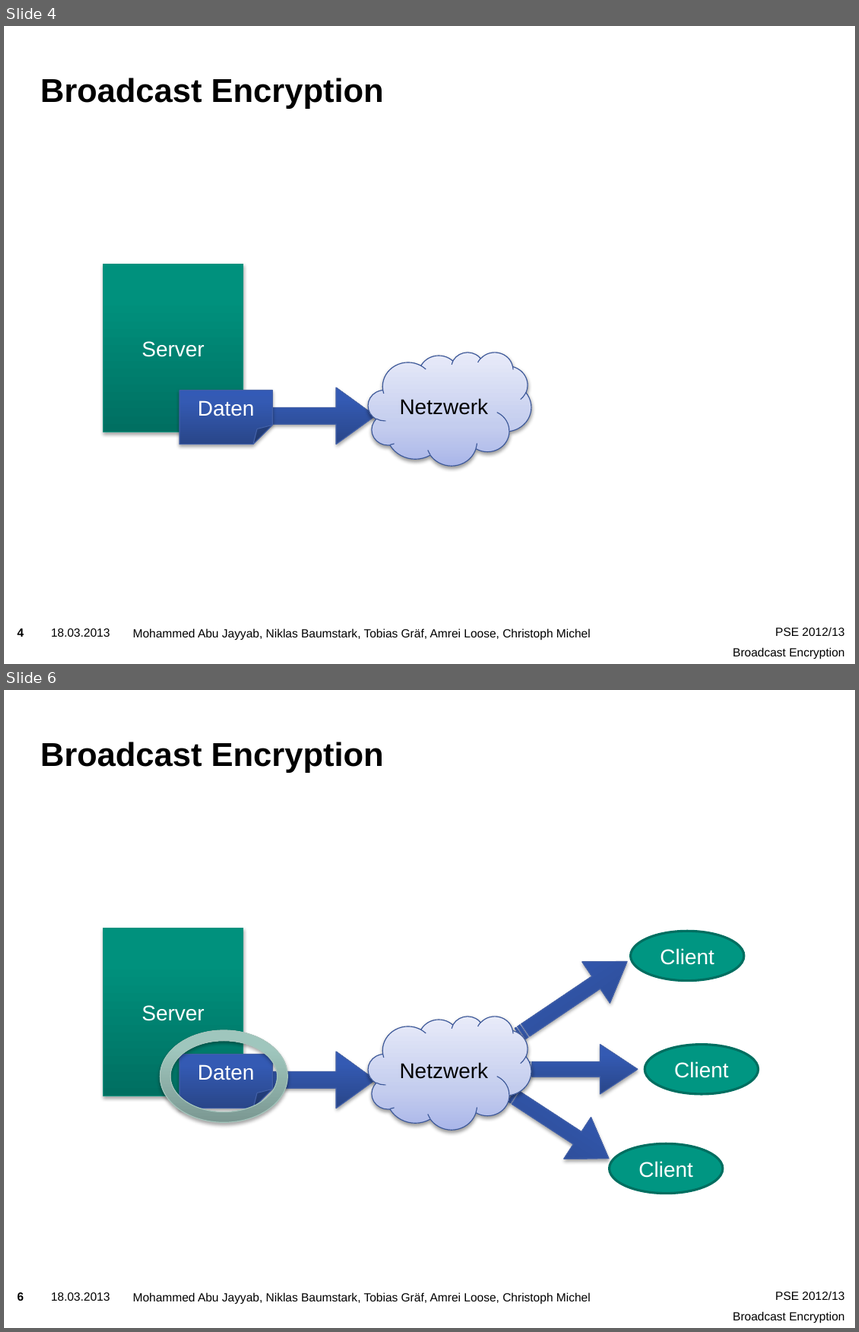
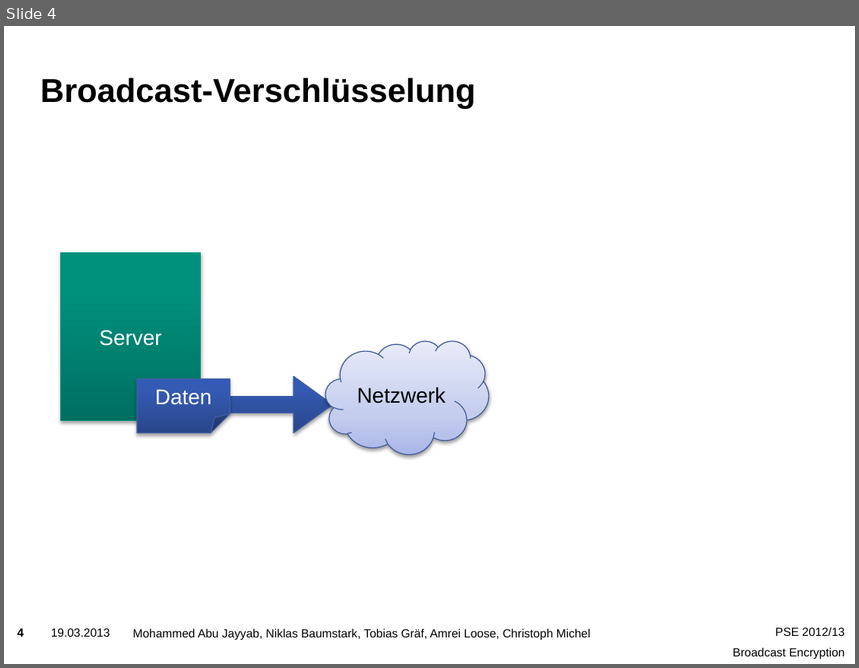
Before and after one commit to niklasb/pse-broadcast-encryption, a slide deck: praesentation/pse-abschluss.pptx. Shown one above the other, each under a label of ours: slides 4 and 6 before the commit, slide 4 after it; the slides between them are not shown. The pictures are 859x1332 and 859x668 pixels, drawn with LibreOffice and Linux fonts; fonts in the diff are those of the drawing; background and template pictures are left out. Boxes give left, top, right and bottom in pixels: in the first picture for what was removed or moved away, otherwise in the second. Text is boxed around its words. In the diff, an @@ line names an element or a change of style, - is before the commit and + after.

```diff
--- a/praesentation/pse-abschluss.pptx
+++ b/praesentation/pse-abschluss.pptx
@@ slide 6 removed at [4, 690, 855, 1328], background picture (left out); not listed: 4 template elements that a slide beside it also shows @@
@@ title removed at [40, 742, 384, 773] @@
-Broadcast Encryption
@@ rectangle removed at [104, 929, 243, 1096] @@
-Server
@@ ellipse removed at [630, 931, 743, 980] @@
-Client
@@ striped right arrow removed at [506, 942, 641, 1055] @@
@@ donut removed at [160, 1030, 287, 1122] @@
@@ cloud removed at [368, 1016, 531, 1129] @@
-Netzwerk
@@ folded corner removed at [180, 1054, 272, 1108] @@
-Daten
@@ right arrow removed at [268, 1052, 375, 1109] @@
@@ striped right arrow removed at [524, 1045, 637, 1094] @@
@@ ellipse removed at [645, 1045, 758, 1094] @@
-Client
@@ striped right arrow removed at [496, 1072, 623, 1179] @@
@@ ellipse removed at [609, 1144, 722, 1193] @@
-Client
@@ slide 4 changed as well @@
@@ title at [40, 78, 476, 109]: text changed @@
-Broadcast Encryption
+Broadcast-Verschlüsselung
@@ 1 rectangle, 1 folded corner, 1 cloud, 1 right arrow: place and size @@
-1 rectangle, 1 folded corner, 1 cloud, 1 right arrow at [104, 265, 531, 465]
+1 rectangle, 1 folded corner, 1 cloud, 1 right arrow at [61, 253, 489, 454]
@@ text at [51, 629, 110, 637]: text changed @@
-18.03.2013
+19.03.2013
```
Also in this commit, not shown: 13 other slides changed, 7 slides added, 8 other slides removed, 1 other file.
